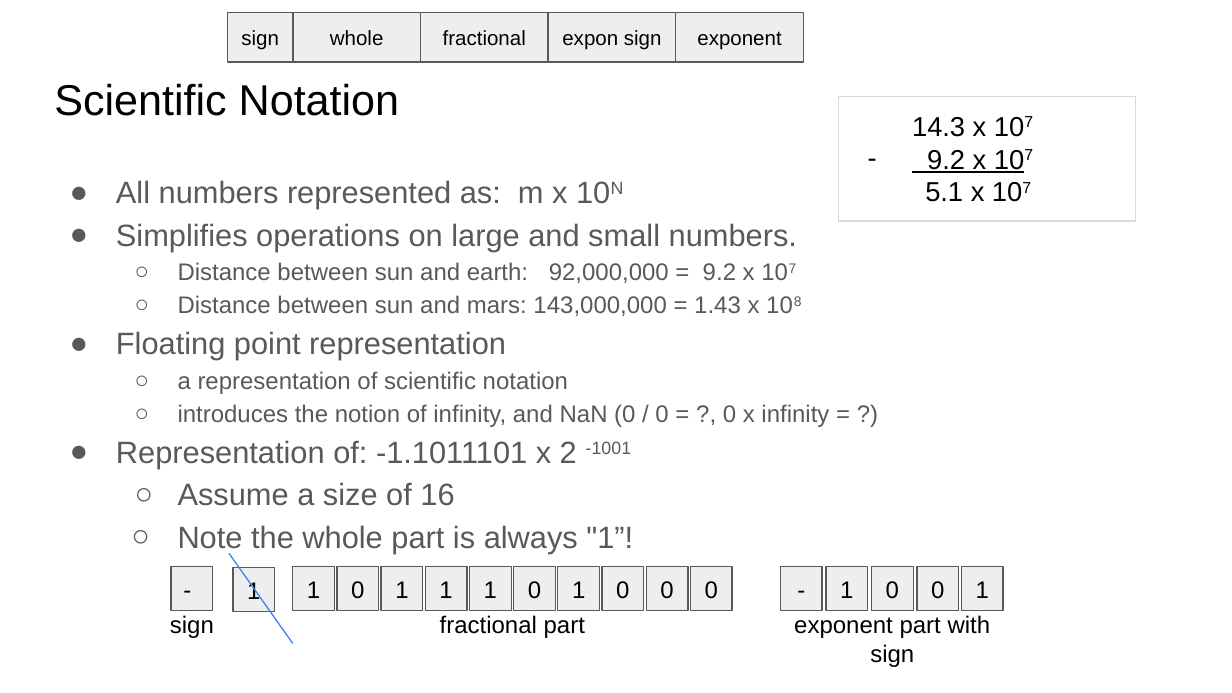
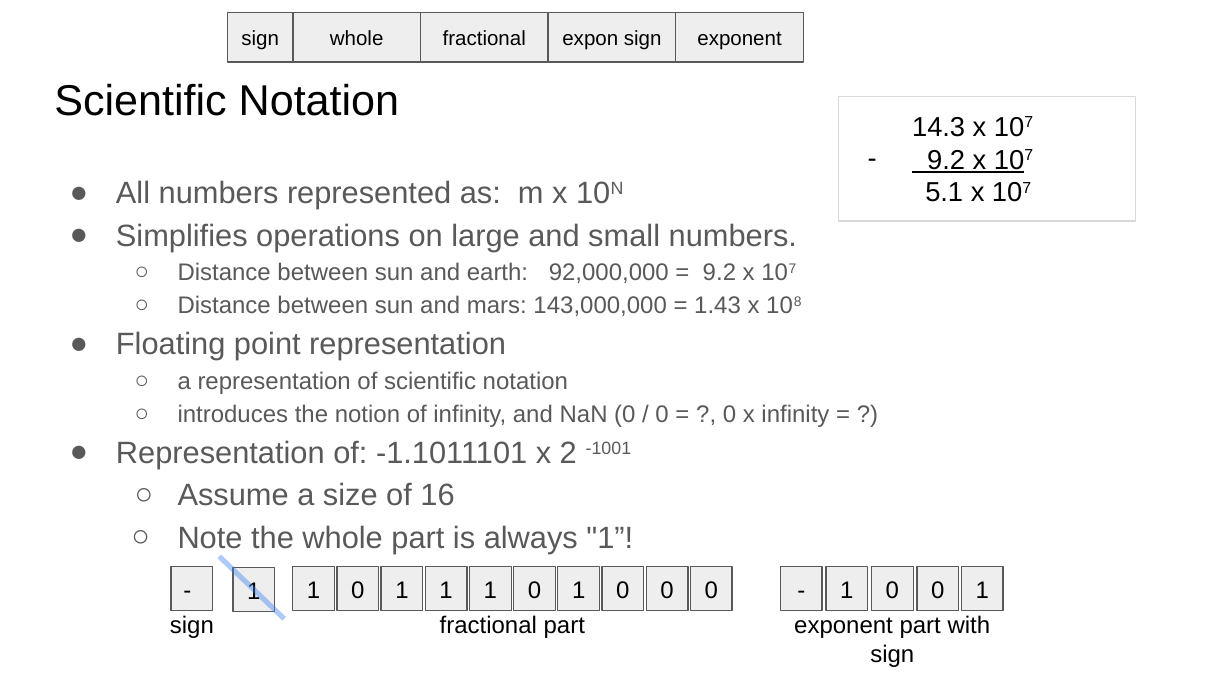
Before and after one commit to sgarcia0206/comp122-f23, a slide deck: slide 11 of format-encodings/slide_presentations/.hidden/introduction-to-numbering-systems.pptx. Drawn at 1232x693 pixels with LibreOffice and Linux fonts; fonts in the diff are those of the drawing. Boxes give left, top, right and bottom in pixels: in the first picture for what was removed or moved away, otherwise in the second. Text is boxed around its words. In the diff, an @@ line names an element or a change of style, - is before the commit and + after.

Commit message:
updated formating

```diff
--- a/format-encodings/slide_presentations/.hidden/introduction-to-numbering-systems.pptx
+++ b/format-encodings/slide_presentations/.hidden/introduction-to-numbering-systems.pptx
@@ line moved from (229, 553) - (293, 643) to (219, 557) - (285, 618) @@
@@ line (219, 557) - (285, 618): stroke #3C81F3 0.75 pt to #3C81F3 3 pt @@
```
